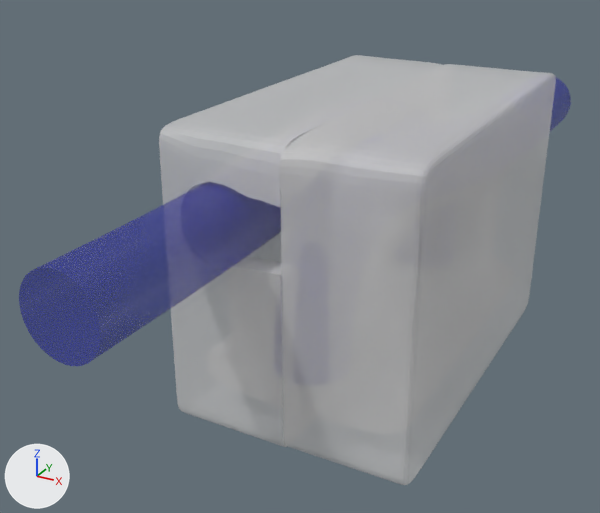
The Blender file cad_drawings/locking_mechanism.blend: old version first, new version second.
Camera for both pictures: a 50 mm camera at (19.6, -46.1, 26.3) aimed at (-4.1, -3.0, 4.7). The axes (+X, +Y, +Z) are drawn at lower left. The lights are the same throughout. The picture after the commit comes second. Mesh edges are drawn as thin lines on the coarser meshes.

The first picture shows 'Half', 'Half_Reference', 'NurbsPath', 'NurbsPath.001'.
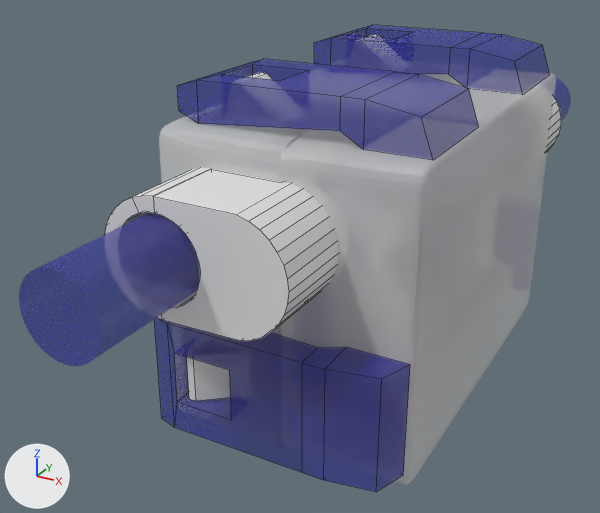
Commit message: Added tabs.

What differs and where, as boxes [x1, y1, x2, y2] in the pictures (600 x 513 px):
'Cube.009', added
    after: [154, 318, 410, 492]
'Wire_Holder_Right', added
    after: [153, 169, 338, 341]
'Cube.004', added
    after: [177, 59, 478, 160]
'Cube.007', added
    after: [314, 25, 549, 94]
'Wire_Holder_Left', added (mostly hidden)
    after: [105, 168, 283, 320]
'Cube.008', added
    after: [187, 357, 231, 401]
'Wire_Holder_Left.001', added
    after: [547, 98, 561, 151]
'Cube.003', added (mostly hidden)
    after: [247, 72, 273, 80]
'Cube.006', added (mostly hidden)
    after: [370, 35, 380, 37]

Edits to the bpy script that builds the scene:
```text
Add me_cube_006:
    me_cube_006.from_pydata(...)  # 28 vertices, 24 faces; spans x -0.97..1.0, y -1.0..1.0, z -1.0..1.0
    me_cube_006.materials.append(mat_material_001)  # blue #2527a8
Add me_cube_005:
    me_cube_005.from_pydata([(-2.53, -1.0, -1.0), (-1.92, -1.0, 1.0), (-2.53, 1.0, -1.0), (-1.92, 1.0, 1.0), (1.0, -1.0, -1.0), (-1.47, -1.0, 0.98), (1.0, 1.0, -1.0), (-1.47, 1.0, 0.98)], [], [(0, 1, 3, 2), (2, 3, 7, 6), (6, 7, 5, 4), (4, 5, 1, 0), (2, 6, 4, 0), (7, 3, 1, 5)])
Add me_cylinder_002:
    me_cylinder_002.from_pydata(...)  # 110 vertices, 59 faces; spans x -1.0..1.31, y -1.0..1.0, z -1.0..1.0
Add me_cylinder:
    me_cylinder.from_pydata(...)  # 72 vertices, 38 faces; spans x 0.02..2.25, y -1.0..1.0, z -1.0..1.0
Add ob_cube_009:
    ob_cube_009 = bpy.data.objects.new('Cube.009', me_cube_006)
    ob_cube_009.location = (0.06, -13.65, 1.58)
    ob_cube_009.rotation_euler = (1.571, 0.0, 0.0)  # degrees (90, 0, 0)
    ob_cube_009.scale = (7.22, 3.35, 1.2)
Add ob_cube_008:
    ob_cube_008 = bpy.data.objects.new('Cube.008', me_cube_005)
    ob_cube_008.location = (-2.96, -13.45, 1.66)
    ob_cube_008.rotation_euler = (1.571, 0.0, 0.0)  # degrees (90, 0, 0)
    ob_cube_008.scale = (1.0, 1.44, 1.0)
Add ob_cube_007:
    ob_cube_007 = bpy.data.objects.new('Cube.007', me_cube_006)
    ob_cube_007.location = (0.06, 7.59, 16.21)
    ob_cube_007.scale = (7.22, 3.35, 1.2)
Add ob_cube_006:
    ob_cube_006 = bpy.data.objects.new('Cube.006', me_cube_005)
    ob_cube_006.location = (-2.96, 7.67, 16.0)
    ob_cube_006.scale = (1.0, 1.44, 1.0)
Add ob_cube_004:
    ob_cube_004 = bpy.data.objects.new('Cube.004', me_cube_006)
    ob_cube_004.location = (0.06, -7.72, 16.21)
    ob_cube_004.scale = (7.22, 3.35, 1.2)
Add ob_cube_003:
    ob_cube_003 = bpy.data.objects.new('Cube.003', me_cube_005)
    ob_cube_003.location = (-2.96, -7.64, 16.0)
    ob_cube_003.scale = (1.0, 1.44, 1.0)
Add ob_wire_holder_left_001:
    ob_wire_holder_left_001 = bpy.data.objects.new('Wire_Holder_Left.001', me_cylinder_002)
    ob_wire_holder_left_001.location = (3.98, 14.27, 10.06)
    ob_wire_holder_left_001.rotation_euler = (1.571, 0.0, 3.142)  # degrees (90, 0, 180)
    ob_wire_holder_left_001.scale = (3.23, 3.23, 2.99)
Add ob_wire_holder_left:
    ob_wire_holder_left = bpy.data.objects.new('Wire_Holder_Left', me_cylinder_002)
    ob_wire_holder_left.location = (-4.04, -14.37, 10.04)
    ob_wire_holder_left.rotation_euler = (1.571, 0.0, 0.0)  # degrees (90, 0, 0)
    ob_wire_holder_left.scale = (3.23, 3.23, 2.99)
Add ob_wire_holder_right:
    ob_wire_holder_right = bpy.data.objects.new('Wire_Holder_Right', me_cylinder)
    ob_wire_holder_right.location = (-4.04, -14.37, 10.04)
    ob_wire_holder_right.rotation_euler = (1.571, 0.0, 0.0)  # degrees (90, 0, 0)
    ob_wire_holder_right.scale = (3.23, 3.23, 2.99)
```
